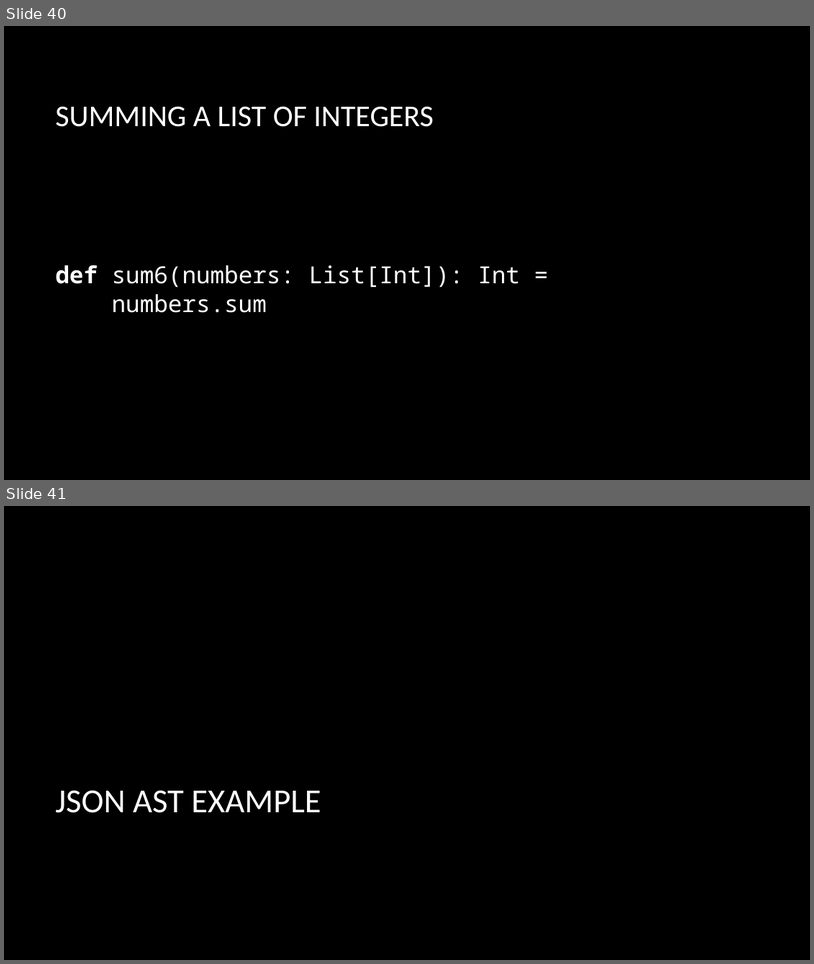
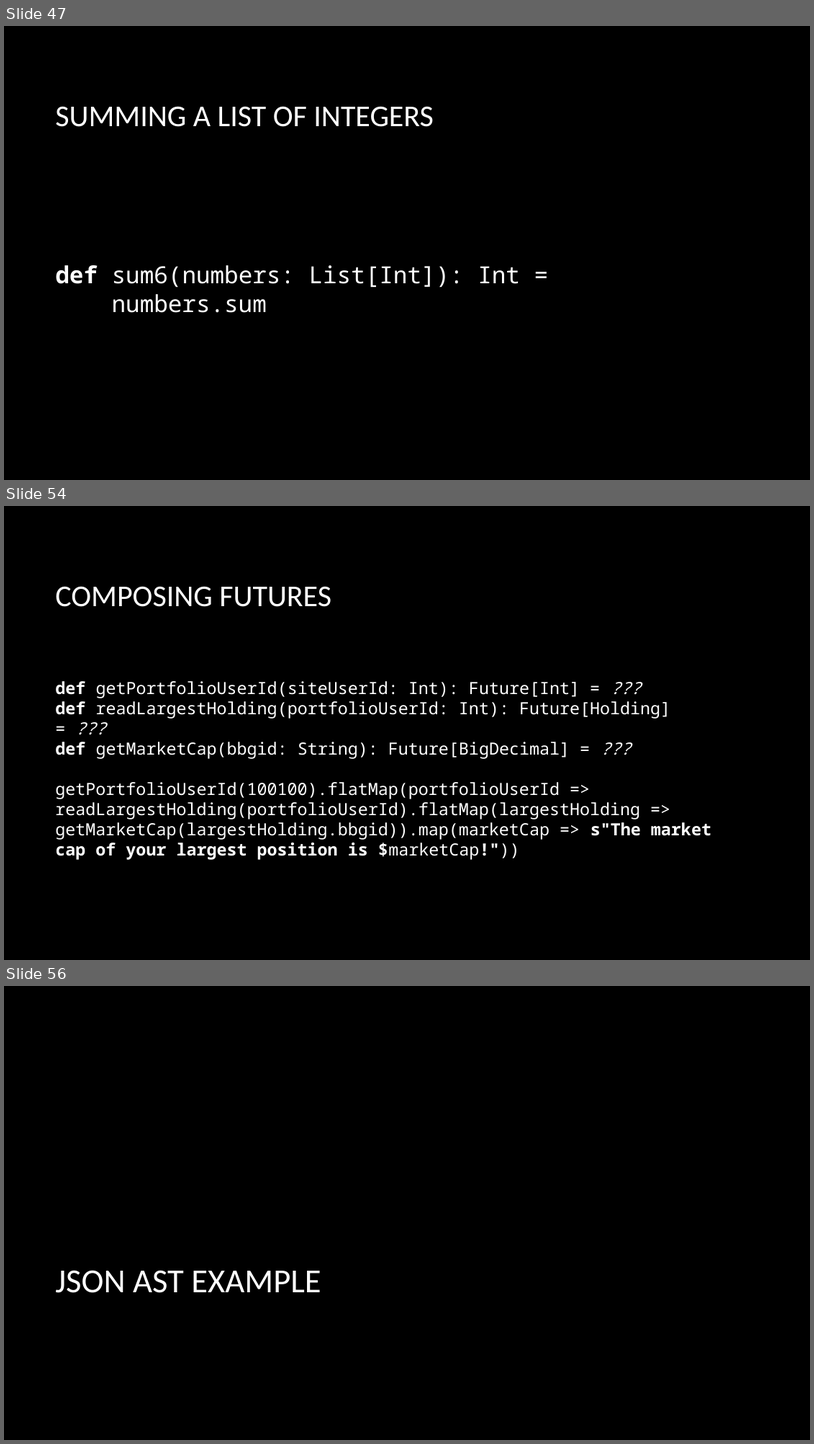
Before and after one commit to briangordon/scala-demo, a slide deck: scala-demo.pptx. Shown one above the other, each under a label of ours: slides 40 and 41 before the commit, slides 47, 54 and 56 after it; the slides between them are not shown. The pictures are 814x964 and 814x1444 pixels, drawn with LibreOffice and Linux fonts; fonts in the diff are those of the drawing; background and template pictures are left out. Boxes give left, top, right and bottom in pixels: in the first picture for what was removed or moved away, otherwise in the second. Text is boxed around its words. In the diff, an @@ line names an element or a change of style, - is before the commit and + after.

```diff
--- a/scala-demo.pptx
+++ b/scala-demo.pptx
@@ slide 54 added at (x1=4, y1=506, x2=810, y2=960), background picture (left out) @@
@@ title added at (x1=55, y1=586, x2=332, y2=607), 36 pt, text #FFFFFF @@
+COMPOSING FUTURES
@@ text added at (x1=55, y1=681, x2=712, y2=860), 20 pt, text #FFFFFF @@
+def getPortfolioUserId(siteUserId: Int): Future[Int] = ???
+def readLargestHolding(portfolioUserId: Int): Future[Holding] = ???
+def getMarketCap(bbgid: String): Future[BigDecimal] = ???
+getPortfolioUserId(100100).flatMap(portfolioUserId => readLargestHolding(portfolioUserId).flatMap(largestHolding => getMarketCap(largestHolding.bbgid)).map(marketCap => s"The market cap of your largest position is $marketCap!"))
@@ what was slide 40 is now slide 47 @@
@@ what was slide 41 is now slide 56 @@
```
Also in this commit, not shown: 6 slides changed, 14 other slides added, 6 other files.
